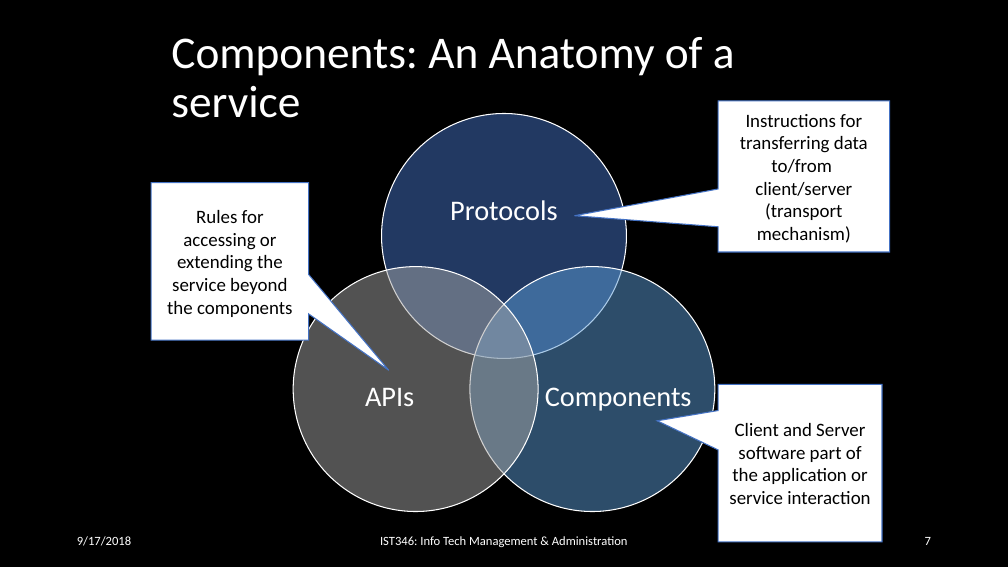
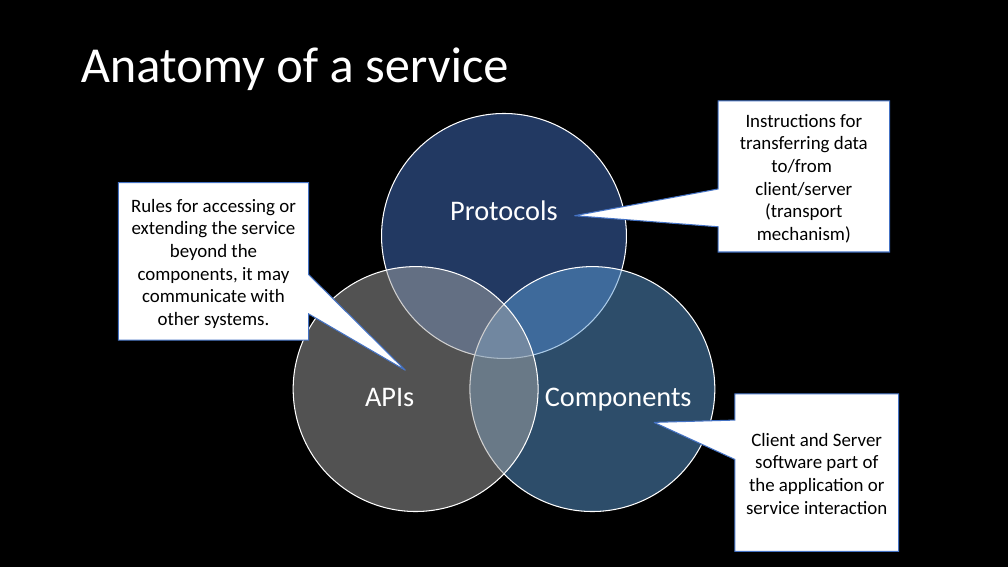
Before and after one commit to orstewar/ist346-content, a slide deck: slide 6 of content/10-services-monitoring-logging.pptx (slide 7 before the commit). Drawn at 1008x567 pixels with LibreOffice and Linux fonts; fonts in the diff are those of the drawing. Boxes give left, top, right and bottom in pixels: in the first picture for what was removed or moved away, otherwise in the second. Text is boxed around its words. In the diff, an @@ line names an element or a change of style, - is before the commit and + after.

```diff
--- a/content/10-services-monitoring-logging.pptx
+++ b/content/10-services-monitoring-logging.pptx
@@ title at bbox=[81, 47, 508, 90]: text changed; size 43.2 to 48 pt @@
-Components: An Anatomy of a service
+Anatomy of a service
@@ speech box "Rules for accessing or extending ...": place and size @@
-speech box "Rules for accessing or extending ..." at bbox=[151, 183, 309, 340]
+speech box "Rules for accessing or extending ..." at bbox=[119, 183, 309, 340]
@@ text in speech box at bbox=[131, 199, 296, 328]: text changed @@
-Rules for accessing or extending the service beyond the components
+Rules for accessing or extending the service beyond the components, it may communicate with other systems.
@@ speech box "Client and Server software part ...": place and size @@
-speech box "Client and Server software part ..." at bbox=[718, 384, 882, 541]
+speech box "Client and Server software part ..." at bbox=[735, 394, 899, 551]
@@ speech box "Client and Server software part ..." at bbox=[735, 394, 899, 551]: proportions changed @@
@@ text removed at bbox=[77, 536, 131, 546] @@
-9/17/2018
@@ text removed at bbox=[380, 536, 628, 547] @@
-IST346: Info Tech Management & Administration
@@ page number removed at bbox=[925, 537, 931, 545] @@
-7
```
Also in this commit, not shown: 17 other slides changed, 1 slide removed, 2 other files.
